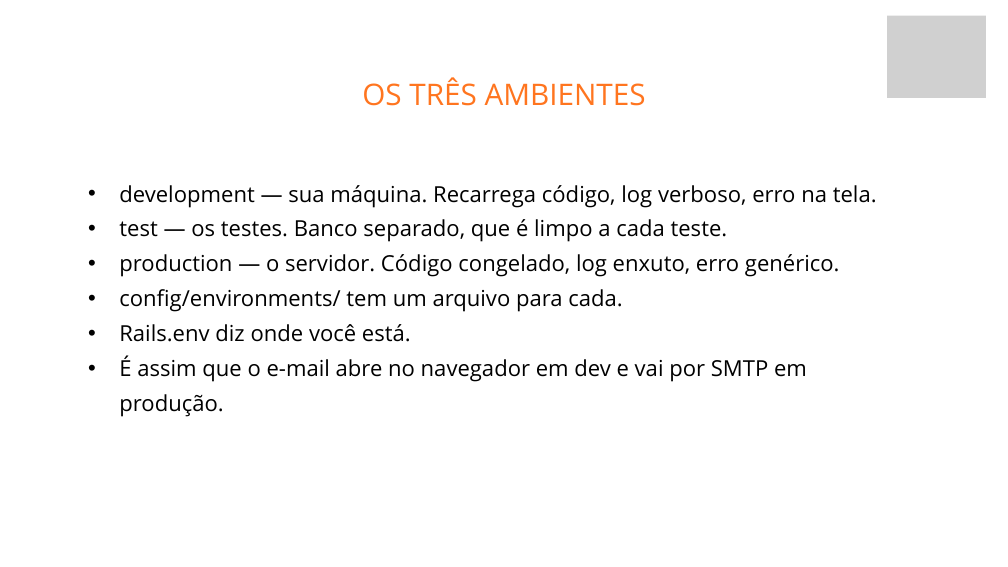
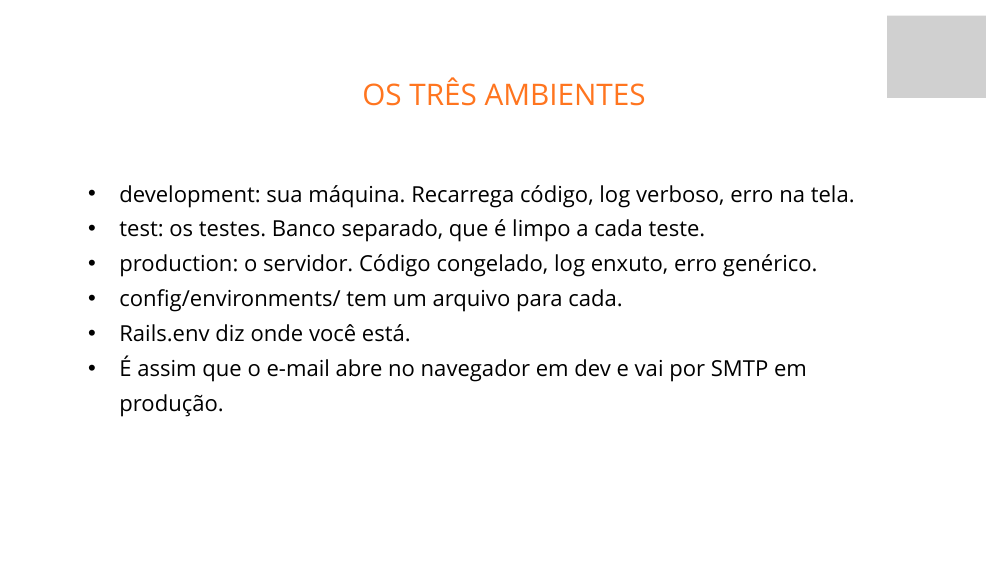
Before and after one commit to fabriciosiqueira08/capacitacao-gabarito, a slide deck: slide 57 of slides/build/aula-01-fundamentos-de-back-end.pptx. Drawn at 1008x567 pixels with LibreOffice and Linux fonts; fonts in the diff are those of the drawing; grey boxes stand for pictures; background and template pictures are left out. Boxes give left, top, right and bottom in pixels: in the first picture for what was removed or moved away, otherwise in the second. Text is boxed around its words. In the diff, an @@ line names an element or a change of style, - is before the commit and + after.

```diff
--- a/slides/build/aula-01-fundamentos-de-back-end.pptx
+++ b/slides/build/aula-01-fundamentos-de-back-end.pptx
@@ text at box(119, 185, 855, 277): text changed @@
-  • development — sua máquina. Recarrega código, log verboso, erro na tela.
-  • test — os testes. Banco separado, que é limpo a cada teste.
-  • production — o servidor. Código congelado, log enxuto, erro genérico.
+  • development: sua máquina. Recarrega código, log verboso, erro na tela.
+  • test: os testes. Banco separado, que é limpo a cada teste.
+  • production: o servidor. Código congelado, log enxuto, erro genérico.
```
Also in this commit, not shown: 17 other slides changed, 7 other files.
